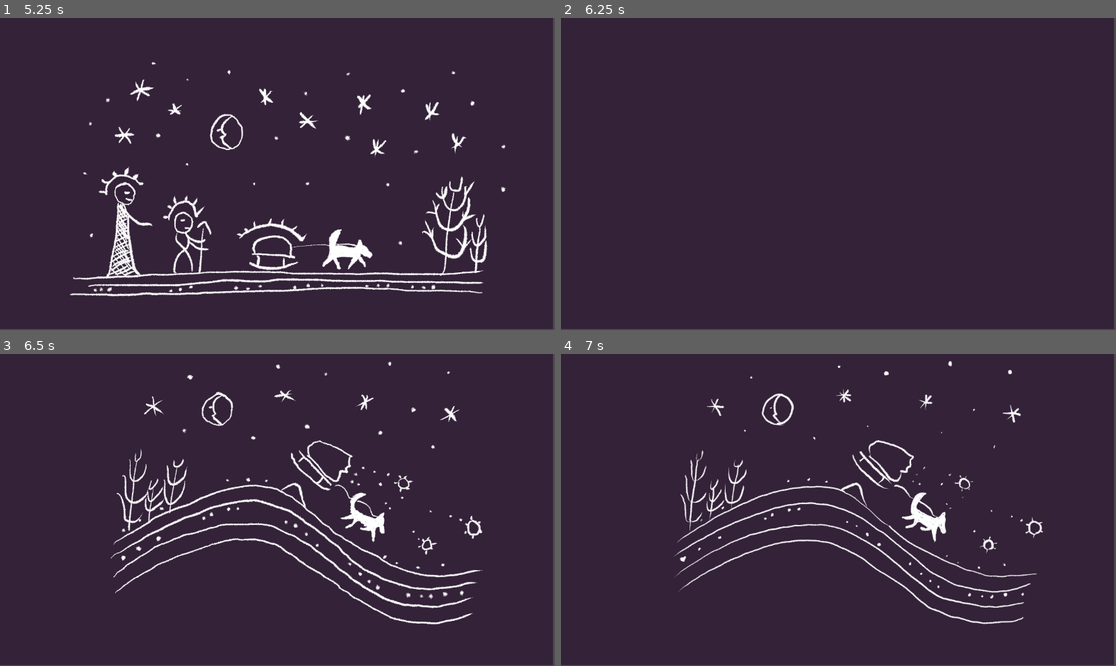
Above: before the commit, frames 1-4 (two rows, left to right).
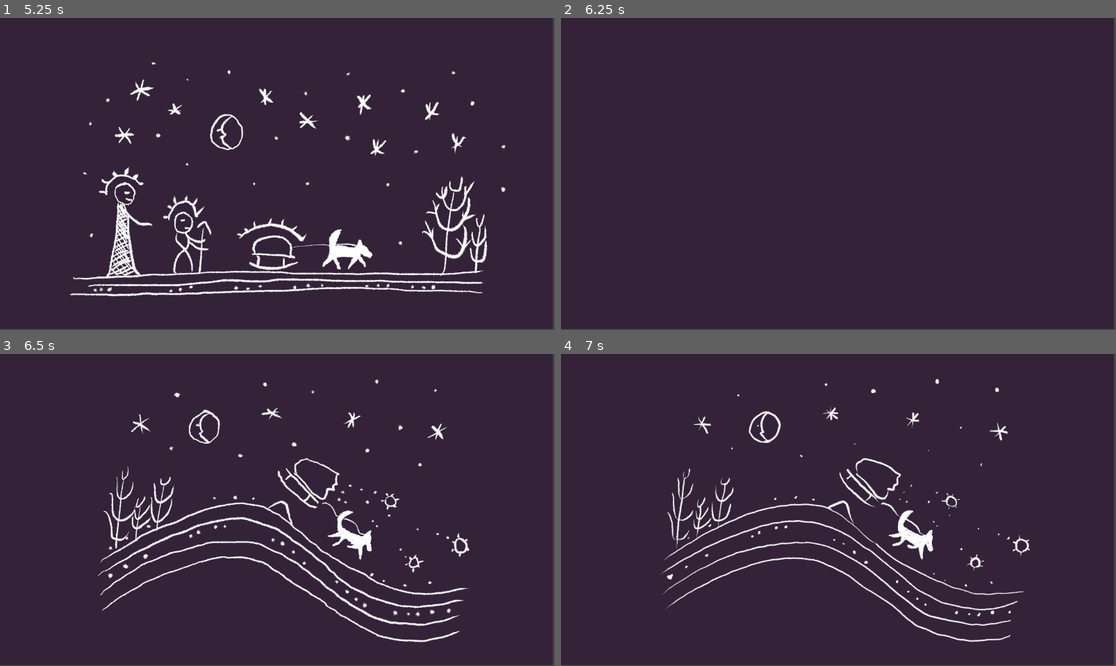
Above: after the commit, the same moments.

Repository: team-godog/NGJ2023_Godog
Game: Godot game, scene res://Scenes/IntroCutscene.tscn
The game is run twice, just before and just after one commit, with the same random seed, the same clock (stepped at 60 frames per second) and the same inputs.
Inputs:
- Up to frame 1 (5.25 s): tap Enter at 0.5 s; hold Right (move_right) 0.53-1.28 s; tap Down (decelerate) every 1.5 s from 0.6 to 5.1 s; tap R (reset) at 1.25, 4.25 s; hold Left (move_left) 1.28-2.03 s; tap B (woof) at 1.35, 2.85, 4.35 s; hold Right (move_right) 2.03-2.78 s; hold Up (accelerate) 2.78-3.53 s; hold Left (move_left) from 3.53 s (still down)
- Up to frame 2 (6.25 s): tap R (reset) at 5.75 s; release Left (move_left) at 5.78 s; hold Right (move_right) from 5.78 s (still down); tap B (woof) at 5.85 s
- Up to frame 3 (6.5 s): keep holding Right (move_right)
- Up to frame 4 (7 s): release Right (move_right) at 6.53 s; hold Up (accelerate) from 6.53 s (still down); tap Down (decelerate) at 6.6 s

Frames 1-2 are identical in both runs. In frame 3, 8.5% of the frame differs, in the area x 17-87%, y 2-93%; in frame 4, 7.3%.

Commit message:
update intro

Diff:
--- a/Scenes/IntroCutscene.tscn
+++ b/Scenes/IntroCutscene.tscn
@@ -11,11 +11,11 @@
 [ext_resource type="Script" path="res://Scenes/Slide2.gd" id="7_eff82"]
 [ext_resource type="Texture2D" uid="uid://cy66q0rflnoek" path="res://Art/IntroSlides/FIXED.png" id="9_qn4lk"]
 [ext_resource type="Script" path="res://Scenes/Slide3.gd" id="10_ar7ji"]
-[ext_resource type="AudioStream" uid="uid://buw5037ud2p60" path="res://Sound/ForebodingWahs/Bah1.wav" id="11_ctiwb"]
 [ext_resource type="Texture2D" uid="uid://d1jtduxnaovld" path="res://Art/IntroSlides/intro1.2.png" id="11_ym48p"]
 [ext_resource type="Texture2D" uid="uid://ls6dj4biodii" path="res://Art/IntroSlides/intro1.png" id="12_i05qr"]
 [ext_resource type="AudioStream" uid="uid://bt0bsrc78r4di" path="res://Sound/ForebodingWahs/Bah2.wav" id="12_q6kxl"]
 [ext_resource type="AudioStream" uid="uid://bfpsvhaw05dh5" path="res://Sound/ForebodingWahs/Bah3.wav" id="13_6e0xa"]
+[ext_resource type="AudioStream" uid="uid://cfha2aklgcvds" path="res://Sound/music_cinematic.wav" id="14_dnddn"]
 
 [sub_resource type="Animation" id="Animation_2scyq"]
 resource_name = "Cutscene"
@@ -27,14 +27,14 @@
 tracks/0/interp = 1
 tracks/0/loop_wrap = true
 tracks/0/keys = {
-"times": PackedFloat32Array(-0.1, 1.9),
+"times": PackedFloat32Array(-0.1, 0),
 "transitions": PackedFloat32Array(1, 1),
 "update": 1,
 "values": [false, true]
 }
 tracks/1/type = "value"
 tracks/1/imported = false
-tracks/1/enabled = true
+tracks/1/enabled = false
 tracks/1/path = NodePath("AnimationPlayer/StreamPlayer2:playing")
 tracks/1/interp = 1
 tracks/1/loop_wrap = true
@@ -46,7 +46,7 @@
 }
 tracks/2/type = "value"
 tracks/2/imported = false
-tracks/2/enabled = true
+tracks/2/enabled = false
 tracks/2/path = NodePath("AnimationPlayer/StreamPlayer3:playing")
 tracks/2/interp = 1
 tracks/2/loop_wrap = true
@@ -276,14 +276,14 @@
 script = ExtResource("4_uioeg")
 
 [node name="page12" type="AnimatedSprite2D" parent="AnimationPlayer"]
-position = Vector2(597, 288)
+position = Vector2(570, 325)
 scale = Vector2(0.328391, 0.328391)
 sprite_frames = SubResource("SpriteFrames_i7j5k")
 frame_progress = 0.47357
 script = ExtResource("7_eff82")
 
 [node name="Page13" type="AnimatedSprite2D" parent="AnimationPlayer"]
-position = Vector2(571, 329)
+position = Vector2(592, 294)
 scale = Vector2(0.321906, 0.321906)
 sprite_frames = SubResource("SpriteFrames_6j2bw")
 frame_progress = 0.0435128
@@ -303,7 +303,7 @@
 color = Color(0.2, 0.133333, 0.219608, 0)
 
 [node name="StreamPlayer1" type="AudioStreamPlayer" parent="AnimationPlayer"]
-stream = ExtResource("11_ctiwb")
+stream = ExtResource("14_dnddn")
 
 [node name="StreamPlayer2" type="AudioStreamPlayer" parent="AnimationPlayer"]
 stream = ExtResource("12_q6kxl")
Not shown: 1 places in Materials/GameEnvironment.tres that only renumber resources
Not shown: 1 places in Scenes/Game.tscn that only renumber resources
Not shown, added: Sound/music_cinematic.wav.import
Not shown, added: Sound/music_cinematic.wav
